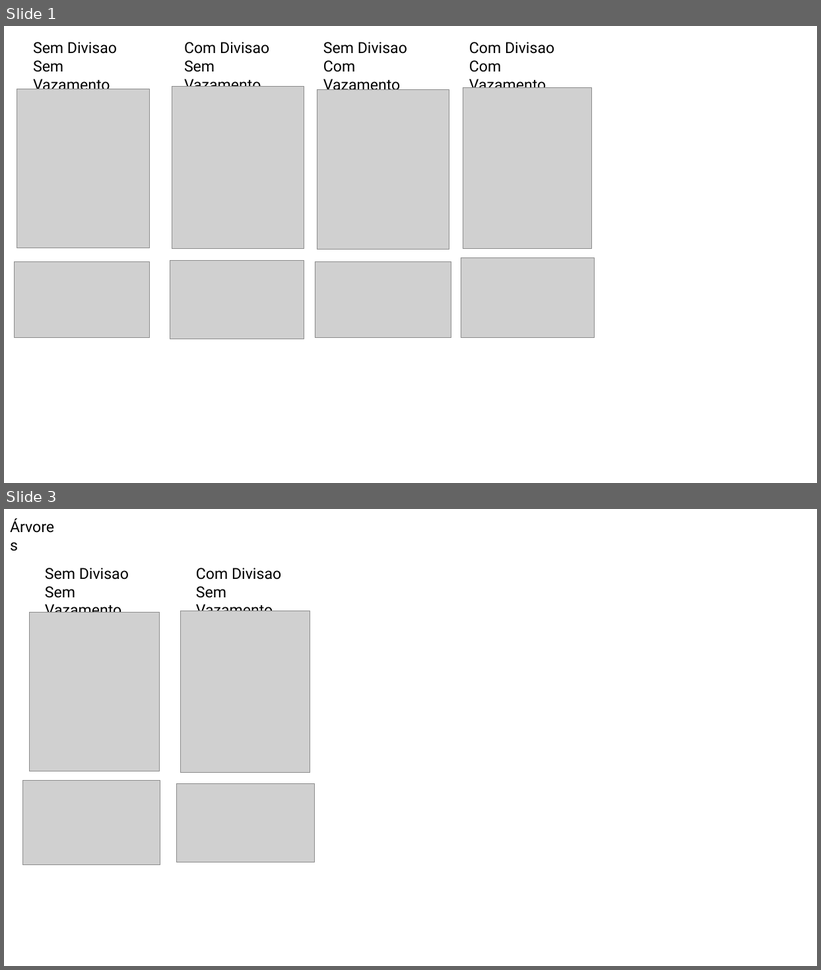
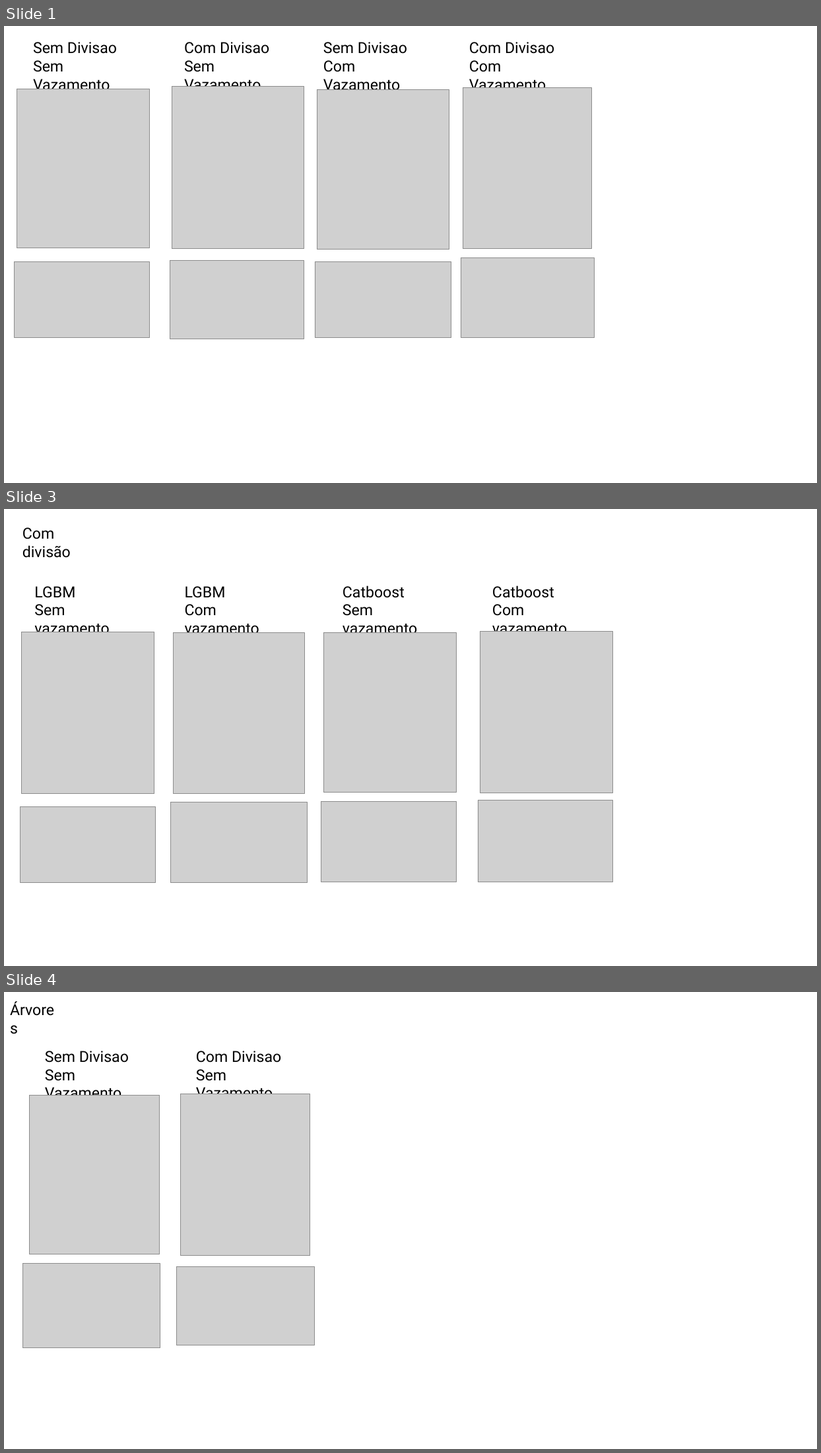
Before and after one commit to alexandrebcruz/MinhasLibs, a slide deck: Analise_Comparativa_TecnicasTreinamento/Evidencias.pptx. Shown one above the other, each under a label of ours: slides 1 and 3 before the commit, slides 1, 3 and 4 after it; the slides between them are not shown. The pictures are 821x970 and 821x1453 pixels, drawn with LibreOffice and Linux fonts; fonts in the diff are those of the drawing; grey boxes stand for pictures. Boxes give left, top, right and bottom in pixels: in the first picture for what was removed or moved away, otherwise in the second. Text is boxed around its words. In the diff, an @@ line names an element or a change of style, - is before the commit and + after.

```diff
--- a/Analise_Comparativa_TecnicasTreinamento/Evidencias.pptx
+++ b/Analise_Comparativa_TecnicasTreinamento/Evidencias.pptx
@@ slide 3 added at [4, 509, 817, 966], background #FFFFFF @@
@@ text added at [22, 527, 71, 558], 18 pt, text #000000 @@
+Com divisão
@@ text added at [34, 586, 109, 632], 18 pt, text #000000 @@
+LGBM
+Sem vazamento
@@ text added at [185, 586, 259, 633], 18 pt, text #000000 @@
+LGBM
+Com vazamento
@@ text added at [343, 586, 417, 633], 18 pt, text #000000 @@
+Catboost
+Sem vazamento
@@ text added at [492, 586, 567, 632], 18 pt, text #000000 @@
+Catboost
+Com vazamento
@@ picture added at [22, 632, 154, 794] @@
@@ picture added at [174, 633, 305, 794] @@
@@ picture added at [323, 632, 457, 792] @@
@@ picture added at [481, 632, 613, 794] @@
@@ picture added at [170, 803, 307, 883] @@
@@ picture added at [321, 802, 457, 883] @@
@@ picture added at [478, 801, 613, 883] @@
@@ picture added at [20, 807, 156, 883] @@
@@ what was slide 3 is now slide 4 @@
```
Also in this commit, not shown: 1 slide changed, 2 other files.
